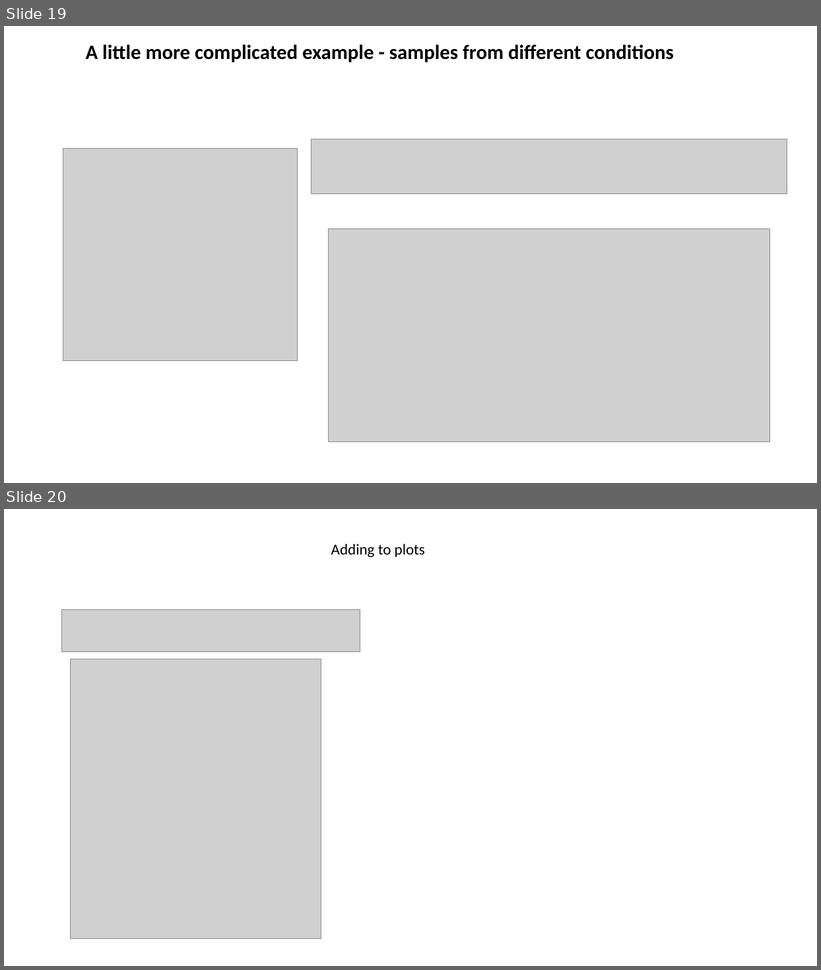
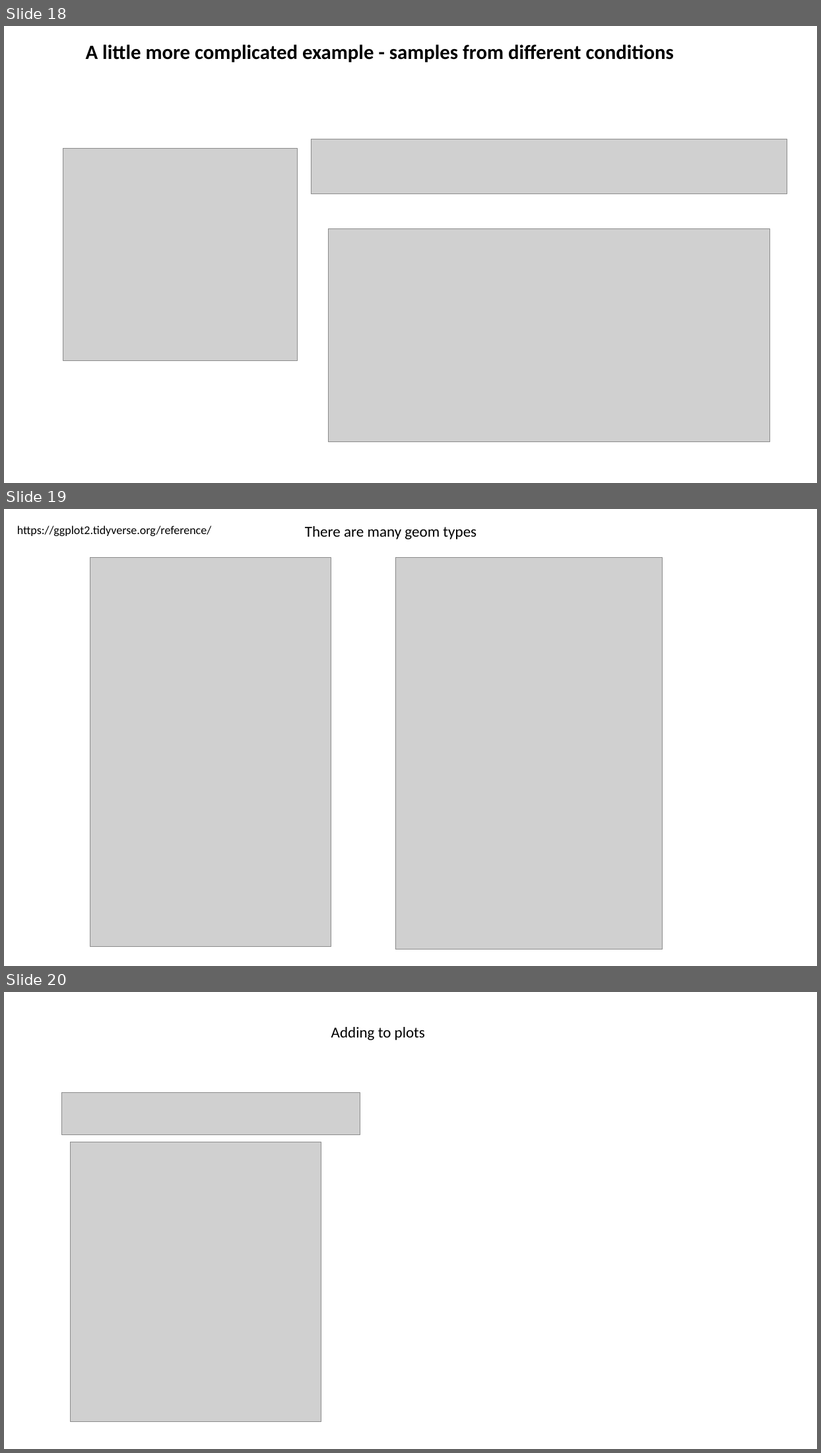
Before and after one commit to jraab/GNET749_RNAseq, a slide deck: lectures/2024_GNET749_Lecture2.pptx. Shown one above the other, each under a label of ours: slides 19 and 20 before the commit, slides 18, 19 and 20 after it. The pictures are 821x970 and 821x1453 pixels, drawn with LibreOffice and Linux fonts; fonts in the diff are those of the drawing; grey boxes stand for pictures. Boxes give left, top, right and bottom in pixels: in the first picture for what was removed or moved away, otherwise in the second. Text is boxed around its words. In the diff, an @@ line names an element or a change of style, - is before the commit and + after.

```diff
--- a/lectures/2024_GNET749_Lecture2.pptx
+++ b/lectures/2024_GNET749_Lecture2.pptx
@@ slide 19 added at [4,509,817,966], background #FFFFFF @@
@@ text added at [17,525,211,536], 14 pt, text #000000 @@
+https://ggplot2.tidyverse.org/reference/
@@ text added at [305,526,477,539], 18 pt, text #000000 @@
+There are many geom types
@@ picture added at [90,558,331,947] @@
@@ picture added at [395,558,663,950] @@
@@ what was slide 19 is now slide 18 @@
```
Also in this commit, not shown: 1 slide changed, 1 slide removed, 2 other files.
